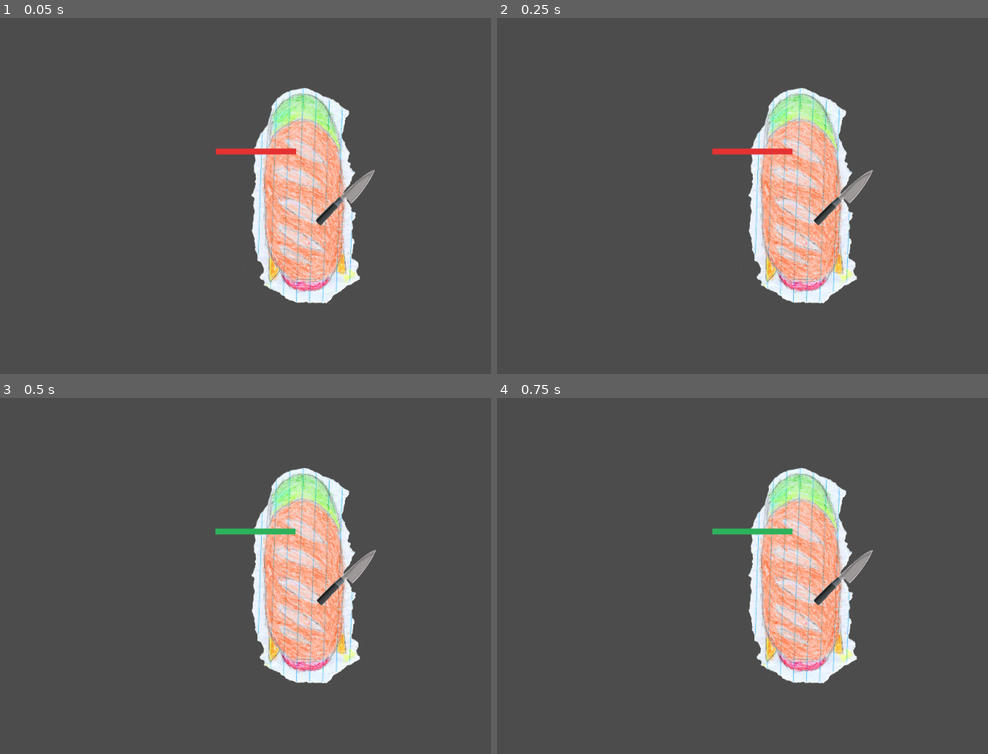
Above: before the commit, frames 1-4 (two rows, left to right).
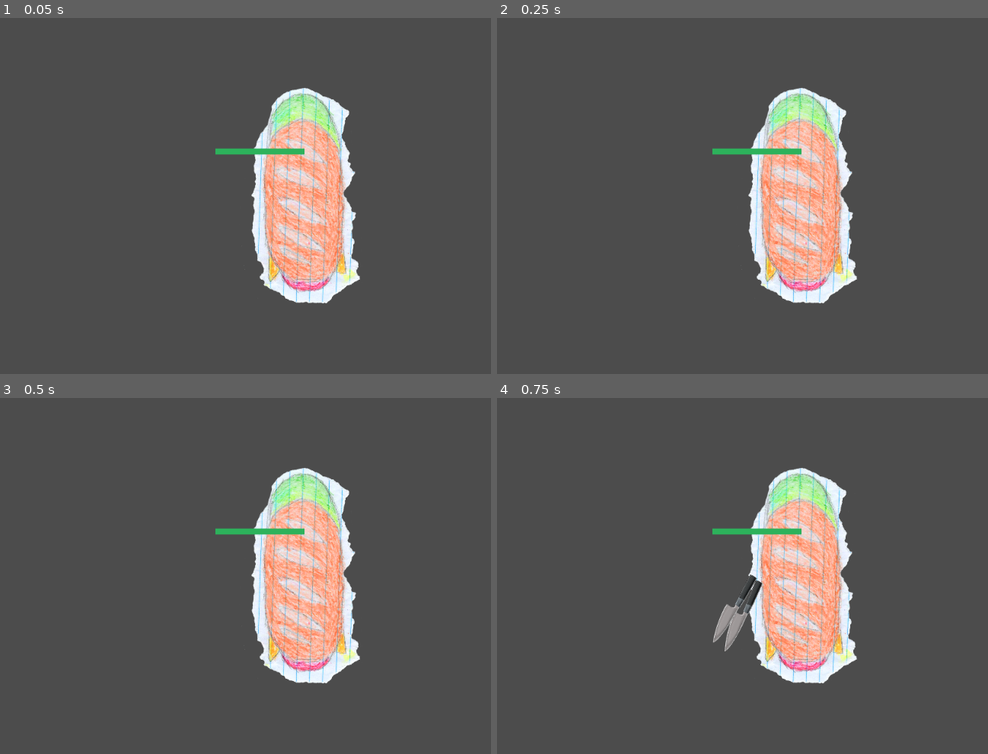
Above: after the commit, the same moments.

Repository: nullxix/submarine-demo-derby
Game: Godot game, scene res://scenes/Player.tscn
Same seed, same stepped clock (60 frames per second), same inputs: the game is played once before the commit and once after it. This scene is started directly instead of the project's main scene.
Inputs:
- Up to frame 1 (0.05 s): no input
- Up to frame 2 (0.25 s): no input
- Up to frame 3 (0.5 s): no input
- Up to frame 4 (0.75 s): tap Enter (ui_accept) at 0.5, 0.6 s; hold Right (ui_right) from 0.53 s (still down)

The runs differ from the first frame. In frame 1, 0.7% of the frame differs, in the area x 43-77%, y 36-59%; in frame 2, 0.7%; in frame 3, 0.4%; in frame 4, 1.2%, in the area x 44-77%, y 19-81%.
Error after the commit: Invalid get index '0' (on base: 'Array'). (res://scenes/Player.gd:102)

Commit message:
works

Diff:
--- /dev/null
+++ b/AtorInator.gd
@@ -0,0 +1,29 @@
+extends Node
+
+class_name AtorInator
+# Declare member variables here. Examples:
+# var a = 2
+# var b = "text"
+var xplosion = preload("res://scenes/Explosion.tscn")
+var rng = RandomNumberGenerator.new()
+
+# Called when the node enters the scene tree for the first time.
+func _ready():
+	pass # Replace with function body.
+
+func spawn_explosion(pos, parent, vary = true):
+	var x_pos = pos
+	if vary:
+		rng.randomize()
+		var randx = rng.randf_range(-10, 10)
+		rng.randomize()
+		var randy = rng.randf_range(-10, 10)
+		x_pos = x_pos + Vector2(randx, randy)
+	var x = xplosion.instance()
+	parent.add_child(x)
+	x.global_position = x_pos
+	pass
+
+# Called every frame. 'delta' is the elapsed time since the previous frame.
+#func _process(delta):
+#	pass
--- a/Attacker.gd
+++ b/Attacker.gd
@@ -7,11 +7,20 @@
 # var b = "text"
 export var attack_power = 2000
 export var base_attack_power = 2000
+var Ator = AtorInator.new()
+
+func spawn_explosion(body):
+	var x_spot
+	var enemy_spot = body.get_global_position()
+	var u_spot = get_global_position()
+	x_spot = (enemy_spot + u_spot) / 2
+	Ator.spawn_explosion(x_spot, get_parent())
 
 func attack(body, damage):
 	var body_groups = body.get_groups()
 	if body_groups.count('vulnerable') > 0:
 		body.take_damage(damage)
+		spawn_explosion(body)
 
 # Called when the node enters the scene tree for the first time.
 func _ready():
--- /dev/null
+++ b/Explosion.gd
@@ -0,0 +1,54 @@
+extends Node2D
+
+
+# Declare member variables here. Examples:
+# var a = 2
+# var b = "text"
+var sprite
+var grow_time = 0.2
+var shrink_time = 0.2
+var max_size = 0.1
+var start_size = 0
+var g_direction = "grow"
+var rng = RandomNumberGenerator.new()
+
+# Called when the node enters the scene tree for the first time.
+func self_destruct():
+	queue_free()
+
+func grow(delta):
+	var current_scale = sprite.scale.x
+	var next_scale = current_scale + delta * ((max_size - start_size) / grow_time)
+	sprite.scale.x = next_scale
+	sprite.scale.y = next_scale
+
+func shrink(delta):
+	var current_scale = sprite.scale.x
+	var next_scale = current_scale + delta * ((start_size - max_size) / shrink_time)
+	sprite.scale.x = next_scale
+	sprite.scale.y = next_scale
+	if sprite.scale.x <= start_size:
+		self_destruct()
+
+func _ready():
+	rng.randomize()
+	grow_time = grow_time + rng.randf_range(-0.05, 0.05)
+	rng.randomize()
+	shrink_time = shrink_time + rng.randf_range(-0.05, 0.05)
+	rng.randomize()
+	max_size = max_size + rng.randf_range(-0.07, 0.07)
+	rng.randomize()
+	sprite = get_node("Sprite")
+	sprite.scale = Vector2(start_size, start_size)
+	sprite.rotate(rng.randf_range(-6, 6))
+	pass # Replace with function body.
+
+
+# Called every frame. 'delta' is the elapsed time since the previous frame.
+func _process(delta):
+	if sprite.scale.x >= max_size:
+		g_direction = "shrink"
+	if g_direction == "shrink":
+		shrink(delta)
+	else:
+		grow(delta)
--- /dev/null
+++ b/FireTorpedo.gd
@@ -0,0 +1,17 @@
+extends Node
+
+class_name FireTorpedo
+
+# Declare member variables here. Examples:
+# var a = 2
+# var b = "text"
+
+
+# Called when the node enters the scene tree for the first time.
+func _ready():
+	pass # Replace with function body.
+
+
+# Called every frame. 'delta' is the elapsed time since the previous frame.
+#func _process(delta):
+#	pass
--- a/Submarine.gd
+++ b/Submarine.gd
@@ -1,6 +1,4 @@
 extends RigidBody2D
-signal hit
-
 class_name Submarine
 
 # Declare member variables here. Examples:
@@ -9,15 +7,19 @@
 
 export var speed = 1000
 export var turn = 5000
+export (String) var player_id = 'nobody'
 export (float) var marx_factor = 0.01
 export (float) var marx_factor_end = 0
 export (float) var reverse_factor = -0.5
 export (float) var rotation_speed = 500
+export (Array) var attached_members = Array()
 export var hp_bar_size = 75
 var up_force = Vector2()
 var down_force = Vector2()
 export (float) var hp = 20000
 var max_hp
+var AtorMaker = preload("res://AtorInator.gd")
+var Ator
 
 func update_hp_bar():
 	var bar = get_node('../hp_bar')
@@ -27,6 +29,9 @@
 	var bar = get_node('../hp_bar')
 	bar.update_hp_bar_good(hp/max_hp)
 
+func initiate_respawn(id):
+	var man = get_tree().get_nodes_in_group("respawnmanager")[0]
+	man.initiate_respawn(id)
 
 func start_force(which, factor):
 	apply_impulse(Vector2(0,0), Vector2(0, speed * marx_factor * factor).rotated(rotation))
@@ -55,6 +60,23 @@
 	start_force(which, factor)
 	pass
 
+func kill_attached_members():
+	for member in attached_members:
+		get_node(member).queue_free()
+
+func die():
+	kill_attached_members()
+	initiate_respawn(player_id)
+	queue_free()
+
+func spawn_explosion(body):
+	var x_spot
+	var enemy_spot = body.get_global_position()
+	var u_spot = get_global_position()
+	x_spot = (enemy_spot + u_spot) / 2
+	Ator.spawn_explosion(x_spot, get_parent())
+
+
 func heal_self(amt):
 	hp = hp + amt
 	update_hp_bar_good()
@@ -63,20 +85,27 @@
 	var greatest_speed = max(up_force.length(), down_force.length())
 	var damage = amt - (greatest_speed * 0.8)
 	hp = hp - damage
+	if(hp < 0):
+		die()
 	update_hp_bar()
 
 func attack(body):
+	spawn_explosion(body)
 	body.take_damage(max(up_force.length(), down_force.length()))
 	pass
 
 # Called when the node enters the scene tree for the first time.
 func _ready():
+	Ator = AtorMaker.new()
+	var man = get_tree().get_nodes_in_group("respawnmanager")
+	print('the man')
+	print(man[0])
+
 	max_hp = hp
 	pass # Replace with function body.
 
 func parse_groups(body):
 	var _g = body.get_groups()
-	print('hit:', _g)
 	if _g.count('vulnerable') > 0:
 		attack(body)
 	if _g.count('heal') > 0:
@@ -86,7 +115,6 @@
 
 func _on_Submarine_body_entered(body):
 	parse_groups(body)
-	emit_signal("hit")
 
 
 func get_attacked():
--- /dev/null
+++ b/Torpedo.gd
@@ -0,0 +1,48 @@
+extends Attacker
+
+
+
+export var speed = 400;
+export var rumble_speed = 2000;
+export var get_ready_to_rumble = 1
+export var life_cycle = 5
+
+var forward_force = Vector2()
+
+func _start_force(vector):
+	forward_force = vector
+	add_force(Vector2(0,0), vector)
+
+func _end_force():
+	add_force(Vector2(0,0), -1 * forward_force)
+	pass
+
+func self_destruct():
+	yield(get_tree().create_timer(life_cycle), "timeout")
+	queue_free()
+
+func _ready():
+	#apply_impulse( Vector2(0,0), Vector2(speed / 10, launch_speed).rotated(rotation))
+	self_destruct()
+	_start_force(Vector2(speed, 0).rotated(rotation))
+
+func RUMBLE():
+	speed = rumble_speed
+
+func _physics_process(delta):
+	_end_force()
+	_start_force(Vector2(speed, 0).rotated(rotation))
+	get_ready_to_rumble = get_ready_to_rumble - delta
+	if(get_ready_to_rumble <= 0):
+		RUMBLE()
+	pass
+
+# var b = "text"
+
+
+# Called when the node enters the scene tree for the first time.
+
+
+# Called every frame. 'delta' is the elapsed time since the previous frame.
+#func _process(delta):
+#	pass
--- a/project.godot
+++ b/project.godot
@@ -9,10 +9,20 @@
 config_version=4
 
 _global_script_classes=[ {
+"base": "Node",
+"class": "AtorInator",
+"language": "GDScript",
+"path": "res://AtorInator.gd"
+}, {
 "base": "RigidBody2D",
 "class": "Attacker",
 "language": "GDScript",
 "path": "res://Attacker.gd"
+}, {
+"base": "Node",
+"class": "FireTorpedo",
+"language": "GDScript",
+"path": "res://FireTorpedo.gd"
 }, {
 "base": "RigidBody2D",
 "class": "Submarine",
@@ -20,7 +30,9 @@
 "path": "res://Submarine.gd"
 } ]
 _global_script_class_icons={
+"AtorInator": "",
 "Attacker": "",
+"FireTorpedo": "",
 "Submarine": ""
 }
 
--- /dev/null
+++ b/scenes/Arena.gd
@@ -0,0 +1,18 @@
+extends Node2D
+
+
+# Declare member variables here. Examples:
+# var a = 2
+# var b = "text"
+
+
+# Called when the node enters the scene tree for the first time.
+func _ready():
+	get_node("RespawnManager")
+	print(get_node('RespawnManager'))
+	pass # Replace with function body.
+
+
+# Called every frame. 'delta' is the elapsed time since the previous frame.
+#func _process(delta):
+#	pass
--- /dev/null
+++ b/scenes/Explosion.tscn
@@ -0,0 +1,12 @@
+[gd_scene load_steps=3 format=2]
+
+[ext_resource path="res://sprites/xplosion_final.png" type="Texture" id=1]
+[ext_resource path="res://Explosion.gd" type="Script" id=2]
+
+[node name="Explosion" type="Node2D"]
+script = ExtResource( 2 )
+
+[node name="Sprite" type="Sprite" parent="."]
+position = Vector2( 2.9386, 1.58232 )
+scale = Vector2( 0.05, 0.05 )
+texture = ExtResource( 1 )
--- a/scenes/Player.gd
+++ b/scenes/Player.gd
@@ -3,10 +3,22 @@
 # Declare member variables here. Examples:
 # var a = 2
 # var b = "text"
+var torpedo = preload('res://scenes/Torpedo.tscn')
 
 # Called when the node enters the scene tree for the first time.
+func fire_torpedo():
+	var torpedo_i = torpedo.instance()
+	var tube = get_node("TorpedoTube")
+	get_parent().add_child(torpedo_i)
+	torpedo_i.global_position = tube.get_global_position()
+	torpedo_i.rotation = rotation + 90
+	print(rotation, ' : ', torpedo_i.rotation)
+
 func _ready():
 	pass
+
+func use_special():
+	fire_torpedo()
 
 func up():
 	var the_action = "ui_up"
@@ -47,11 +59,17 @@
 		apply_torque_impulse(-turn * marx_factor)
 		add_torque(-turn)
 
+func space():
+	var the_action ="ui_accept"
+	if Input.is_action_just_pressed(the_action):
+		use_special()
+
 func get_input():
 	up()
 	down()
 	left()
 	right()
+	space()
 
 func _physics_process(delta):
 	get_input()
--- a/scenes/Player.tscn
+++ b/scenes/Player.tscn
@@ -1,10 +1,9 @@
-[gd_scene load_steps=7 format=2]
+[gd_scene load_steps=6 format=2]
 
 [ext_resource path="res://sprites/subsub_final.png" type="Texture" id=1]
 [ext_resource path="res://scenes/Player.gd" type="Script" id=2]
 [ext_resource path="res://materials/submare.res" type="PhysicsMaterial" id=3]
 [ext_resource path="res://scenes/hp_bar.gd" type="Script" id=4]
-[ext_resource path="res://scenes/Knife.tscn" type="PackedScene" id=5]
 
 [sub_resource type="CapsuleShape2D" id=1]
 radius = 34.1705
@@ -22,10 +21,12 @@
 contact_monitor = true
 angular_damp = 0.5
 script = ExtResource( 2 )
+player_id = "protaganist"
+attached_members = [ "../hp_bar" ]
 
 [node name="Sprite" type="Sprite" parent="Player"]
 position = Vector2( 1.37212, -3.4905 )
-rotation = -0.1227
+rotation = -0.122173
 scale = Vector2( 0.13, 0.13 )
 texture = ExtResource( 1 )
 
@@ -37,6 +38,10 @@
 [node name="Camera2D" type="Camera2D" parent="Player"]
 current = true
 zoom = Vector2( 0.5, 0.5 )
+
+[node name="TorpedoTube" type="Position2D" parent="Player"]
+position = Vector2( -52.4158, 28.5588 )
+scale = Vector2( 0.03796, 0.08177 )
 
 [node name="hp_bar" type="ColorRect" parent="."]
 margin_left = -85.2687
@@ -50,7 +55,4 @@
 }
 mother_name = "../Player"
 offset = Vector2( -75, -40 )
-
-[node name="knife" parent="." instance=ExtResource( 5 )]
-position = Vector2( 33.1643, 1.33997 )
 [connection signal="body_entered" from="Player" to="Player" method="_on_Submarine_body_entered"]
--- /dev/null
+++ b/scenes/RespawnManager.gd
@@ -0,0 +1,30 @@
+extends Node2D
+
+
+# Declare member variables here. Examples:
+# var a = 2
+# var b = "text"
+var player = preload('res://scenes/Player.tscn')
+
+# Called when the node enters the scene tree for the first time.
+func _ready():
+	pass # Replace with function body.
+
+func spawn_player():
+	yield(get_tree().create_timer(3), "timeout")
+	var n_player = player.instance()
+	get_tree().get_root().add_child(n_player)
+	n_player.global_position = Vector2(500, 500)
+
+
+func initiate_respawn(id):
+	if id == 'protaganist':
+		spawn_player()
+
+
+
+
+
+# Called every frame. 'delta' is the elapsed time since the previous frame.
+#func _process(delta):
+#	pass
--- a/scenes/Spike.tscn
+++ b/scenes/Spike.tscn
@@ -1,13 +1,17 @@
-[gd_scene load_steps=4 format=2]
+[gd_scene load_steps=5 format=2]
 
 [ext_resource path="res://sprites/spike_final.png" type="Texture" id=1]
 [ext_resource path="res://scenes/Spike.gd" type="Script" id=2]
+
+[sub_resource type="PhysicsMaterial" id=2]
+bounce = 4.0
 
 [sub_resource type="CircleShape2D" id=1]
 radius = 20.6208
 
 [node name="Spike" type="RigidBody2D"]
 z_index = -1
+physics_material_override = SubResource( 2 )
 gravity_scale = 0.0
 contacts_reported = 2
 contact_monitor = true
--- a/scenes/SubSub.tscn
+++ b/scenes/SubSub.tscn
@@ -17,6 +17,7 @@
 contacts_reported = 20
 contact_monitor = true
 script = ExtResource( 1 )
+attached_members = [ "../hp_bar" ]
 
 [node name="subsub" type="Sprite" parent="Subsub"]
 position = Vector2( 1.51361, -3.88184 )
--- a/scenes/Submarine.tscn
+++ b/scenes/Submarine.tscn
@@ -17,6 +17,7 @@
 contacts_reported = 20
 contact_monitor = true
 script = ExtResource( 2 )
+attached_members = [ "../PinJoint2D", "../knife", "../hp_bar" ]
 
 [node name="CollisionShape2D" type="CollisionShape2D" parent="Submarine"]
 shape = SubResource( 1 )
--- /dev/null
+++ b/scenes/Torpedo.tscn
@@ -0,0 +1,33 @@
+[gd_scene load_steps=5 format=2]
+
+[ext_resource path="res://Torpedo.gd" type="Script" id=1]
+[ext_resource path="res://sprites/knife.png" type="Texture" id=2]
+
+[sub_resource type="PhysicsMaterial" id=2]
+friction = -1.0
+bounce = 20.0
+
+[sub_resource type="CapsuleShape2D" id=1]
+radius = 103.921
+height = 390.43
+
+[node name="Torpedo" type="RigidBody2D"]
+physics_material_override = SubResource( 2 )
+gravity_scale = 0.0
+contacts_reported = 2
+contact_monitor = true
+script = ExtResource( 1 )
+attack_power = 4000
+speed = 120
+
+[node name="knife" type="Sprite" parent="."]
+rotation = 0.785398
+scale = Vector2( 0.05, 0.05 )
+texture = ExtResource( 2 )
+
+[node name="CollisionShape2D" type="CollisionShape2D" parent="."]
+position = Vector2( 11.6002, 0.986827 )
+rotation = 1.5708
+scale = Vector2( 0.05, 0.05 )
+shape = SubResource( 1 )
+[connection signal="body_entered" from="." to="." method="_on_Attacker_body_entered"]
--- a/scenes/arena.tscn
+++ b/scenes/arena.tscn
@@ -1,6 +1,7 @@
-[gd_scene load_steps=10 format=2]
+[gd_scene load_steps=13 format=2]
 
 [ext_resource path="res://scenes/Spike.tscn" type="PackedScene" id=1]
+[ext_resource path="res://scenes/RespawnManager.gd" type="Script" id=2]
 [ext_resource path="res://scenes/Player.tscn" type="PackedScene" id=3]
 [ext_resource path="res://scenes/Submarine.tscn" type="PackedScene" id=4]
 [ext_resource path="res://sprites/wall.jpg" type="Texture" id=5]
@@ -8,26 +9,26 @@
 [ext_resource path="res://scenes/Heal.tscn" type="PackedScene" id=7]
 [ext_resource path="res://scenes/SubSub.tscn" type="PackedScene" id=8]
 [ext_resource path="res://textures/Ocean_Floor2.png" type="Texture" id=9]
+[ext_resource path="res://scenes/Arena.gd" type="Script" id=10]
+[ext_resource path="res://textures/Underwater_Cave.png" type="Texture" id=11]
 
 [sub_resource type="RectangleShape2D" id=1]
 extents = Vector2( 139.481, 96.3823 )
 
 [node name="Node2D" type="Node2D"]
+script = ExtResource( 10 )
 
 [node name="SubSub" parent="." instance=ExtResource( 8 )]
 position = Vector2( 652.723, 75.4207 )
 
 [node name="knife" parent="SubSub" instance=ExtResource( 6 )]
-position = Vector2( -54.4588, -103.731 )
+position = Vector2( 75.808, -60.3087 )
 
 [node name="Player" parent="." instance=ExtResource( 3 )]
 position = Vector2( 438.153, 191.269 )
 
 [node name="Submarine" parent="." instance=ExtResource( 4 )]
 position = Vector2( 520.308, 90.9382 )
-
-[node name="Knife" parent="." instance=ExtResource( 6 )]
-position = Vector2( 527.81, 284.275 )
 
 [node name="walls" type="Node" parent="."]
 
@@ -175,7 +176,7 @@
 texture = ExtResource( 5 )
 
 [node name="wall11" type="StaticBody2D" parent="walls"]
-position = Vector2( -50.3112, 24.4818 )
+position = Vector2( -54.1426, 67.9041 )
 rotation = -1.42353
 __meta__ = {
 "_edit_group_": true
@@ -199,15 +200,6 @@
 
 [node name="Sprite" type="Sprite" parent="walls/wall12"]
 texture = ExtResource( 5 )
-
-[node name="GUI" type="Node" parent="."]
-
-[node name="Health" type="Label" parent="GUI"]
-margin_right = 40.0
-margin_bottom = 14.0
-__meta__ = {
-"_edit_use_anchors_": false
-}
 
 [node name="Ocean_Floor2" type="Sprite" parent="."]
 visible = false
@@ -247,3 +239,16 @@
 
 [node name="Spike2" parent="." instance=ExtResource( 1 )]
 position = Vector2( 204.74, 129.122 )
+
+[node name="RespawnManager" type="Node2D" parent="." groups=[
+"manager",
+"respawnmanager",
+]]
+script = ExtResource( 2 )
+
+[node name="Underwater_Cave" type="Sprite" parent="."]
+position = Vector2( 406.448, 150.012 )
+rotation = -0.195637
+scale = Vector2( 1.27168, 1.36492 )
+z_index = -20
+texture = ExtResource( 11 )
Binary file added: sprites/originals/bubble1.png
Binary file added: sprites/originals/bubble2.png
Binary file added: sprites/originals/torpedo.png
Binary file added: sprites/originals/xplosion.png
Binary file added: sprites/originals/xplosion_trimmed.png
Binary file added: sprites/xplosion_final.png
Binary file added: textures/Underwater_Cave.png
Not shown, added: sprites/originals/BunchOfStuff.png
Not shown, added: sprites/subsub_final.png-autosave.kra
